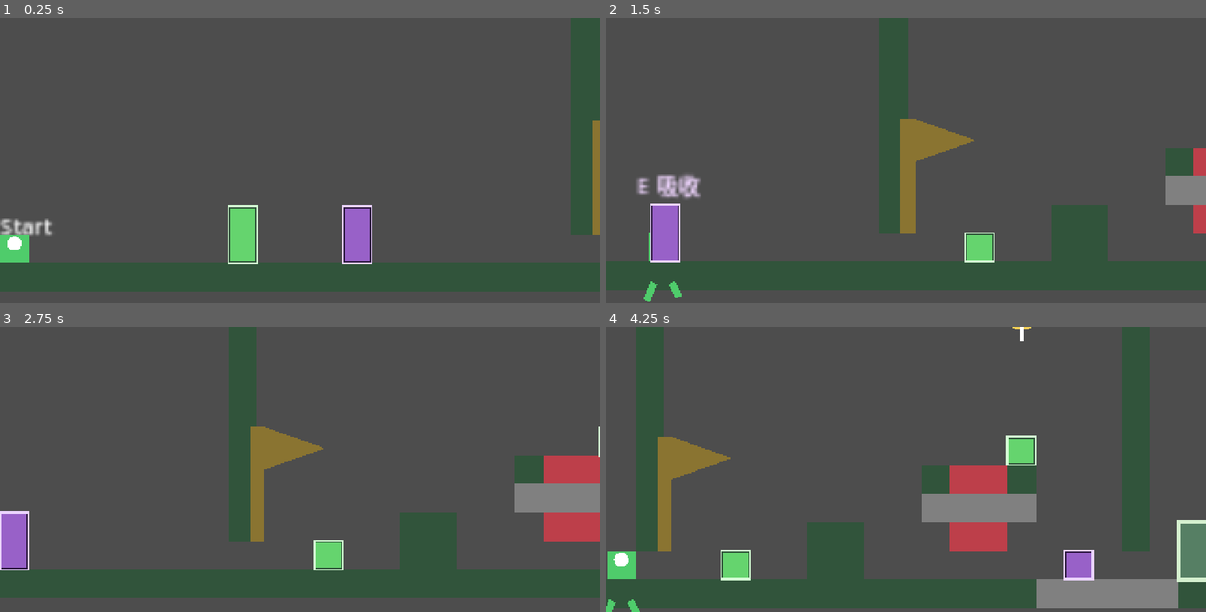
Above: before the commit, frames 1-4 (two rows, left to right).
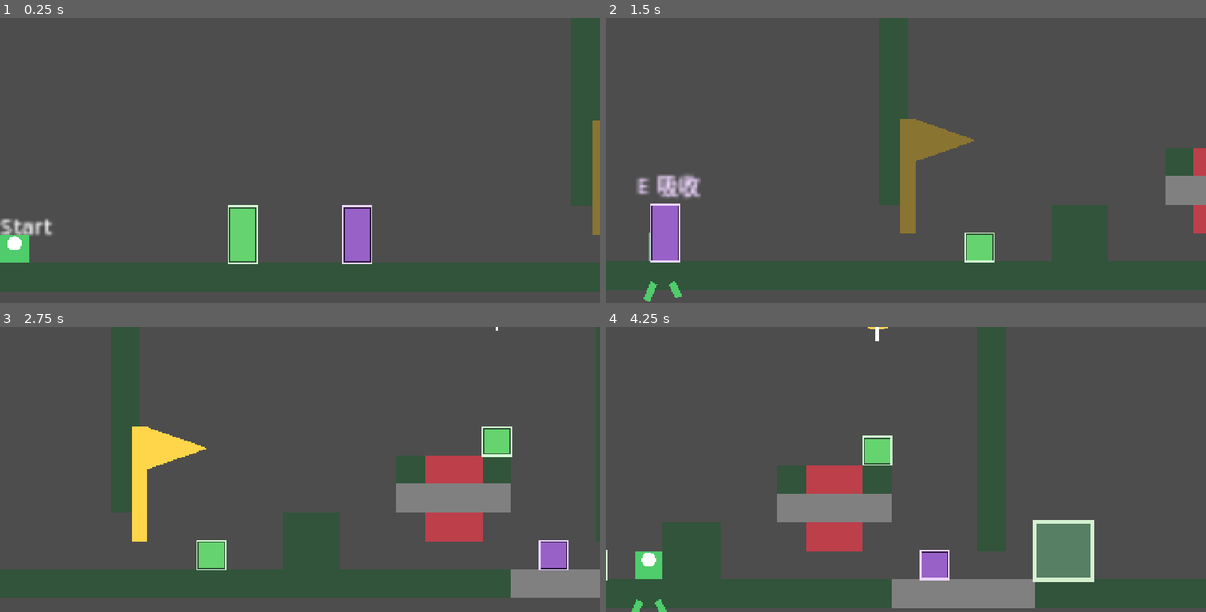
Above: after the commit, the same moments.

Repository: coicy/Yiguang-GGJ
Game: Godot game, scene res://scenes/app/main.tscn
The game is run twice, just before and just after one commit, with the same random seed, the same clock (stepped at 60 frames per second) and the same inputs.
Inputs (mouse positions are in pixels of both pictures, inside the frame that each line leads up to):
- Up to frame 1 (0.25 s): no input
- Up to frame 2 (1.5 s): move the mouse to (1038, 146) at 0.52 s; press the mouse at (1038, 146) at 0.53 s; hold D (move_right) from 0.53 s (still down); tap Space (jump) at 0.77 s; move the mouse to (786, 174) at 1.27 s; release the mouse at (786, 174) at 1.28 s; tap E (absorb_resource) at 1.35 s
- Up to frame 3 (2.75 s): tap Space (jump) at 1.52 s; move the mouse to (360, 406) at 2.02 s; release D (move_right) at 2.03 s; press the mouse at (360, 406) at 2.03 s; hold A (move_left) from 2.03 s (still down)
- Up to frame 4 (4.25 s): move the mouse to (876, 526) at 2.77 s; release A (move_left) at 2.78 s; release the mouse at (876, 526) at 2.78 s; hold D (move_right) from 2.78 s (still down); tap E (absorb_resource) at 2.85 s; click (876, 526) at 2.92 s; tap Space (jump) at 3.02, 3.77 s; move the mouse to (1086, 512) at 3.52 s; press the mouse at (1086, 512) at 3.53 s

The runs differ from the first frame. In frame 1, 0.4% of the frame differs, in the area x 95-99%, y 65-77%; in frame 2, 0.3%; in frame 3, 25%; in frame 4, 34%, in the area x 0-100%, y 0-100%.

Commit message:
fix: widen first room passage

Diff:
--- a/data/Yiguang.json
+++ b/data/Yiguang.json
@@ -1393,7 +1393,7 @@
 						0,0,0,0,0,0,0,0,0,0,0,0,0,0,0,0,0,0,0,0,0,0,0,0,0,1,0,0,0,0,0,0,0,0,0,
 						1,2,2,1,0,0,0,1,0,0,0,0,0,0,0,0,0,0,0,0,0,0,0,0,0,0,0,0,0,0,0,0,0,0,0,
 						1,0,0,0,0,0,0,0,0,0,3,3,3,3,0,0,0,1,0,0,0,0,0,0,0,0,0,0,0,0,0,0,0,0,0,
-						0,0,0,0,0,0,0,0,0,0,1,0,0,0,0,0,1,1,0,0,0,2,2,0,0,0,0,1,0,1,1,0,0,0,0,
+						0,0,0,0,0,0,0,0,0,0,0,0,0,0,0,0,1,1,0,0,0,2,2,0,0,0,0,1,0,1,1,0,0,0,0,
 						0,0,0,0,0,0,0,0,0,0,0,0,0,0,0,0,0,0,0,0,0,0,0,0,0,0,1,1,0,0,0,0,0,0,0,
 						0,0,0,0,1,1,0,0,0,0,1,1,1,1,1,1,1,1,1,1,1,1,1,1,1,1,1,1,1,1,1,1,1,1,1,
 						1,1,1,1,1,1,1,1,1,3,3,3,3,3,1,1,1,1,1,1
--- a/tests/scene/test_json_whitebox_level.gd
+++ b/tests/scene/test_json_whitebox_level.gd
@@ -32,6 +32,10 @@
 	assert(camera != null)
 	assert(camera.zoom.is_equal_approx(Vector2(4.0, 4.0)))
 	assert(camera.global_position.is_equal_approx(Vector2(168.0, 400.0)), "The initial camera must frame the 336 x 160 first room.")
+	# The wall at x=320 has a two-cell opening above the floor. A 16 x 16
+	# sprout must have clearance to cross it instead of relying on edge contact.
+	player.global_position = Vector2(304.0, 456.0)
+	assert(player.move_and_collide(Vector2(48.0, 0.0), true) == null, "The first-room passage must have more than one 16 px cell of vertical clearance.")
 	assert(level.call(&"get_entity", B1_ID) != null)
 	assert(level.call(&"get_entity", B2_ID) != null)
 	assert(level.call(&"get_entity", B3_ID) != null)
